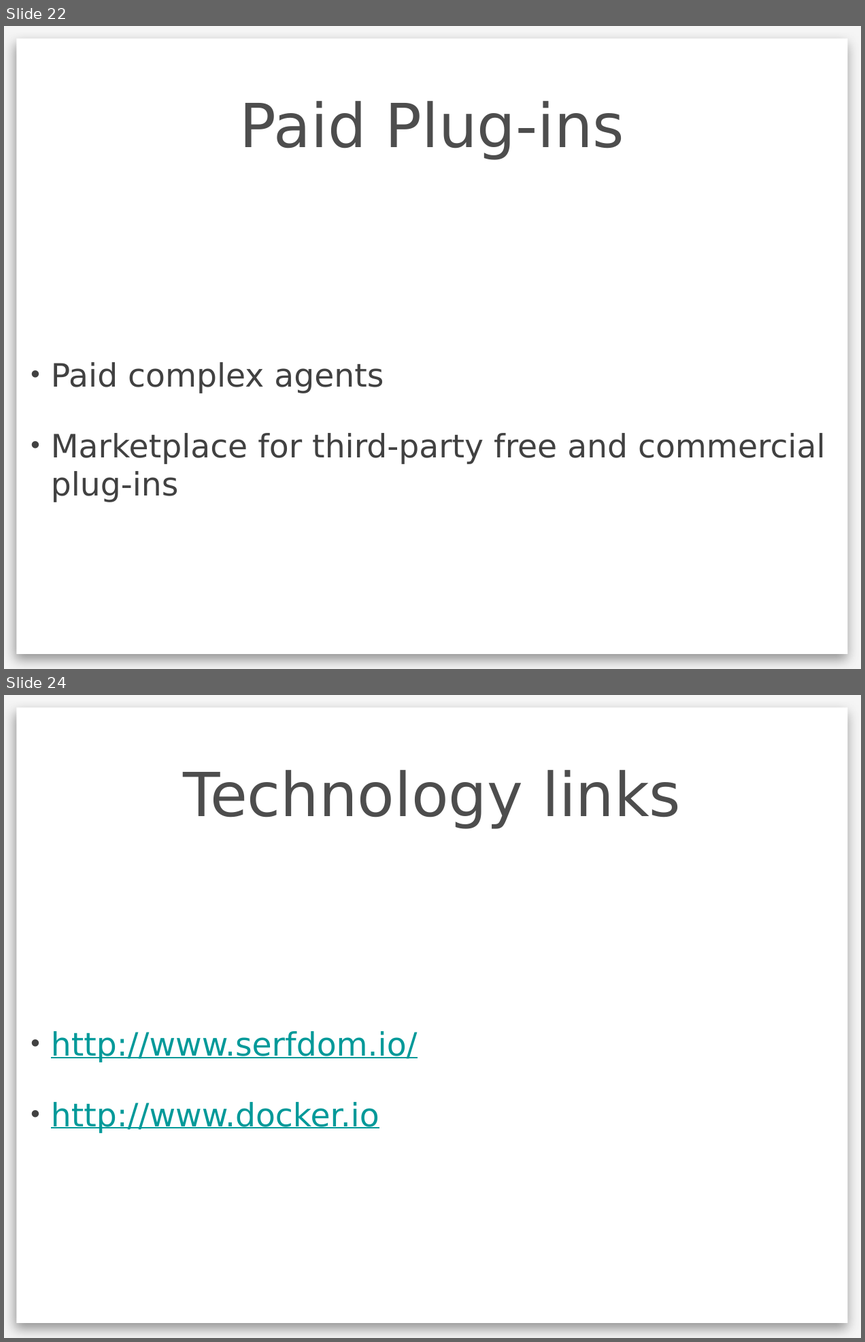
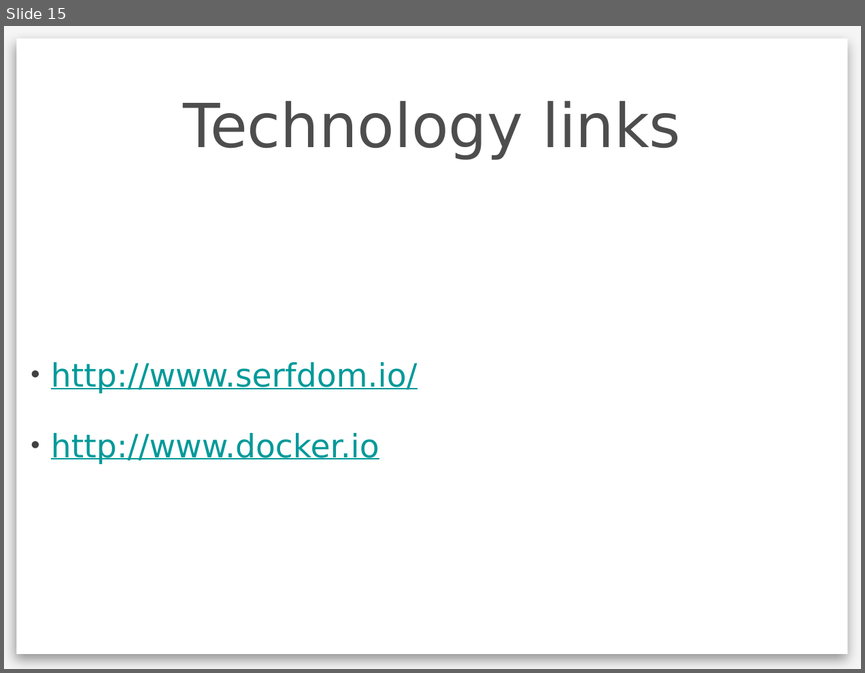
Before and after one commit to pinireznik/antitude, a slide deck: Mitosis-pitch.pptx. Shown one above the other, each under a label of ours: slides 22 and 24 before the commit, slide 15 after it; the slides between them are not shown. The pictures are 865x1342 and 865x673 pixels, drawn with LibreOffice and Linux fonts; fonts in the diff are those of the drawing; background and template pictures are left out. Boxes give left, top, right and bottom in pixels: in the first picture for what was removed or moved away, otherwise in the second. Text is boxed around its words. In the diff, an @@ line names an element or a change of style, - is before the commit and + after.

```diff
--- a/Mitosis-pitch.pptx
+++ b/Mitosis-pitch.pptx
@@ slide 22 removed at bbox=[4, 26, 861, 669], background #F5F5F5; not listed: 1 template element that a slide beside it also shows @@
@@ title removed at bbox=[240, 101, 624, 160] @@
-Paid Plug-ins
@@ text removed at bbox=[51, 362, 825, 502] @@
-• Paid complex agents
-• Marketplace for third-party free and commercial plug-ins
@@ what was slide 24 is now slide 15 @@
```
Also in this commit, not shown: 4 slides changed, 7 slides added, 15 other slides removed.
